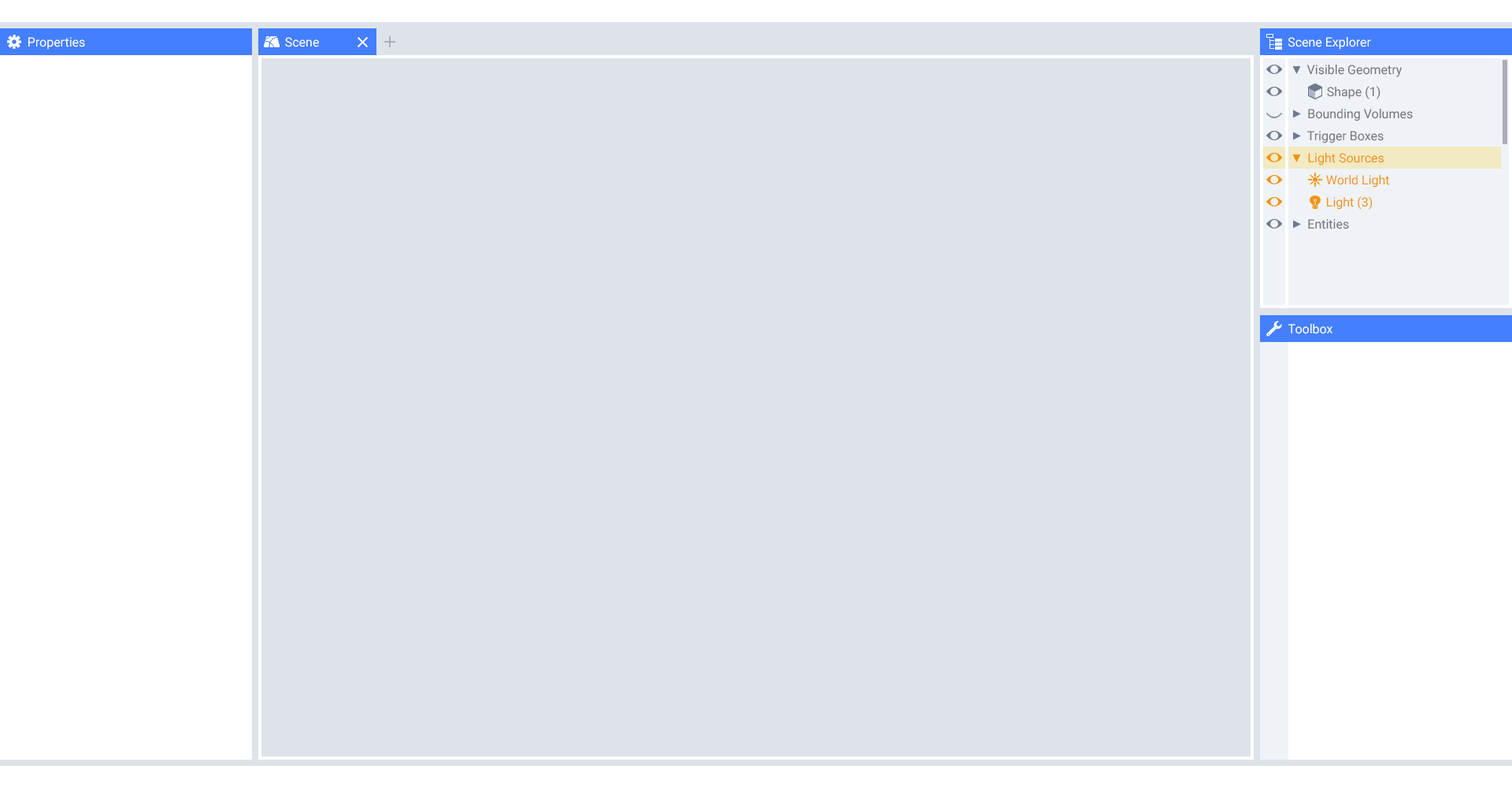
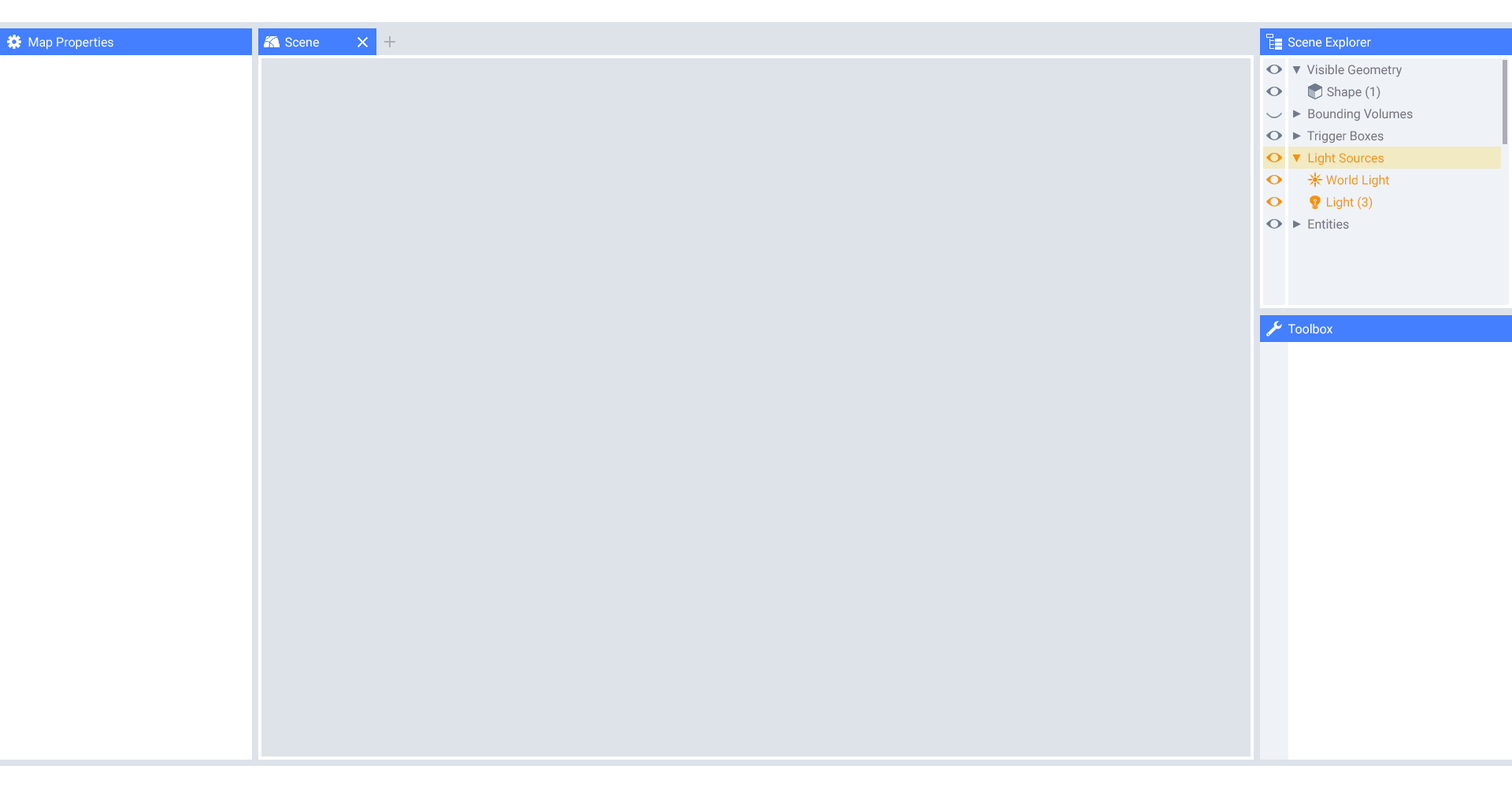
Revision of a layered 1512×788 image; what changed, layer by layer:
painted on "Layer 3" over box(28, 37, 114, 50)
